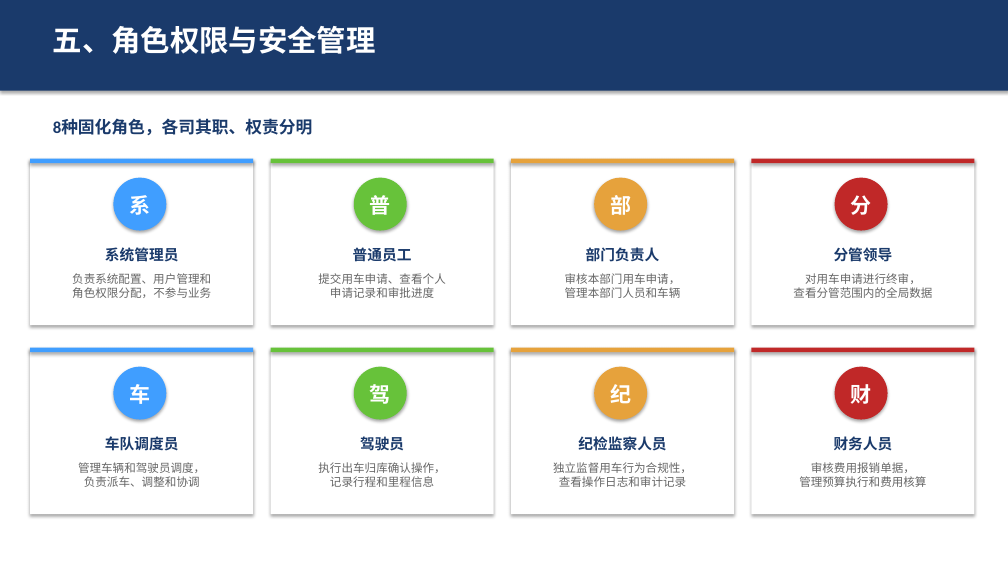
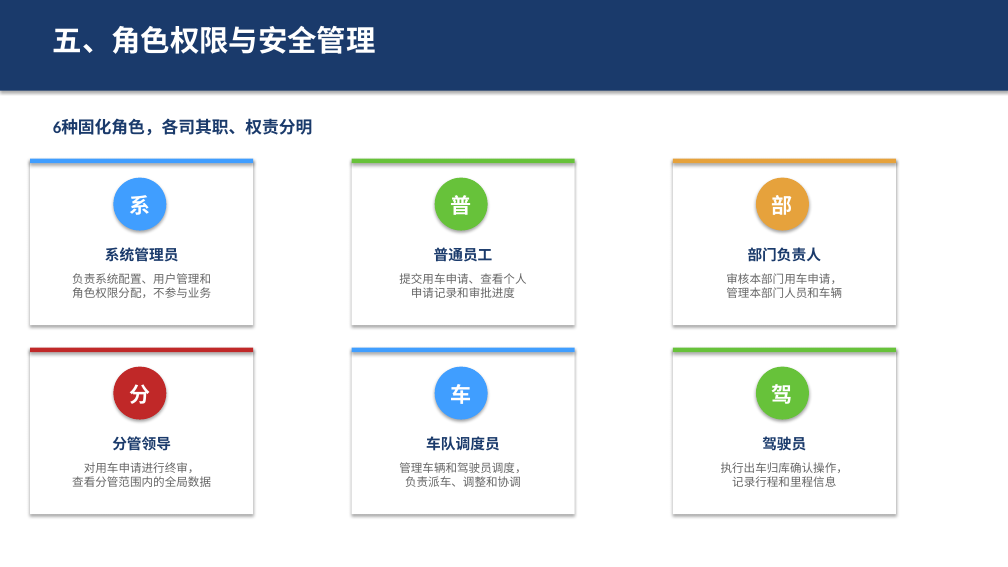
Before and after one commit to huaijiannan/vehicle-mokeycode, a slide deck: slide 7 of 公务用车管理信息系统-汇报方案.pptx. Drawn at 1008x567 pixels with LibreOffice and Linux fonts; fonts in the diff are those of the drawing. Boxes give left, top, right and bottom in pixels: in the first picture for what was removed or moved away, otherwise in the second. Text is boxed around its words. In the diff, an @@ line names an element or a change of style, - is before the commit and + after.

Commit message:
chore: 删除汇报PPT中纪检监察和财务人员角色，8种→6种 Co-authored-by: monkeycode-ai <monkeycode-ai@chaitin.com>

```diff
--- a/公务用车管理信息系统-汇报方案.pptx
+++ b/公务用车管理信息系统-汇报方案.pptx
@@ text at (53, 120, 313, 135): text changed @@
-8种固化角色，各司其职、权责分明
+6种固化角色，各司其职、权责分明
@@ 3 texts, 2 rectangles, 1 ellipse: place and size @@
-3 texts, 2 rectangles, 1 ellipse at (271, 159, 494, 325)
+3 texts, 2 rectangles, 1 ellipse at (352, 159, 575, 325)
@@ 3 texts, 2 rectangles, 1 ellipse: place and size @@
-3 texts, 2 rectangles, 1 ellipse at (511, 159, 734, 325)
+3 texts, 2 rectangles, 1 ellipse at (673, 159, 896, 325)
@@ rectangle removed at (752, 159, 975, 325) @@
@@ rectangle: place and size @@
-rectangle at (511, 348, 734, 514)
+rectangle at (352, 348, 575, 514)
@@ rectangle removed at (511, 348, 734, 352) @@
@@ rectangle removed at (752, 348, 975, 514) @@
@@ rectangle removed at (752, 348, 975, 352) @@
@@ 3 texts, 1 rectangle, 1 ellipse: place and size @@
-3 texts, 1 rectangle, 1 ellipse at (752, 159, 975, 298)
+3 texts, 1 rectangle, 1 ellipse at (30, 348, 253, 487)
@@ 3 texts, 1 rectangle, 1 ellipse: place and size @@
-3 texts, 1 rectangle, 1 ellipse at (30, 348, 253, 487)
+3 texts, 1 rectangle, 1 ellipse at (352, 348, 575, 487)
@@ ellipse removed at (594, 367, 647, 420) @@
@@ text removed at (610, 384, 631, 404) @@
-纪
@@ 3 texts, 2 rectangles, 1 ellipse: place and size @@
-3 texts, 2 rectangles, 1 ellipse at (271, 348, 494, 514)
+3 texts, 2 rectangles, 1 ellipse at (673, 348, 896, 514)
@@ ellipse removed at (835, 367, 888, 420) @@
@@ text removed at (851, 384, 872, 404) @@
-财
@@ text removed at (578, 436, 666, 451) @@
-纪检监察人员
@@ text removed at (834, 436, 893, 451) @@
-财务人员
@@ text removed at (553, 462, 692, 487) @@
-独立监督用车行为合规性，
-查看操作日志和审计记录
@@ text removed at (799, 462, 926, 487) @@
-审核费用报销单据，
-管理预算执行和费用核算
```
Also in this commit, not shown: 4 other slides changed, 2 other files.
